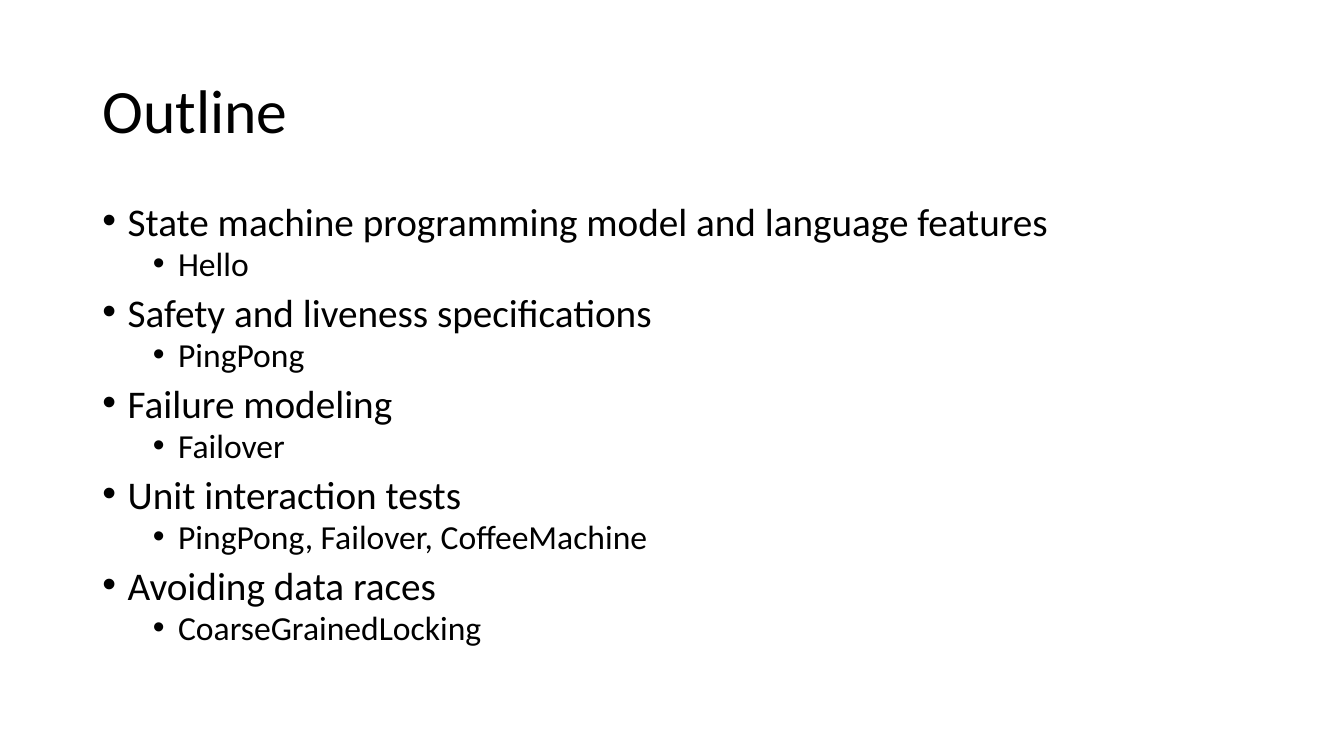
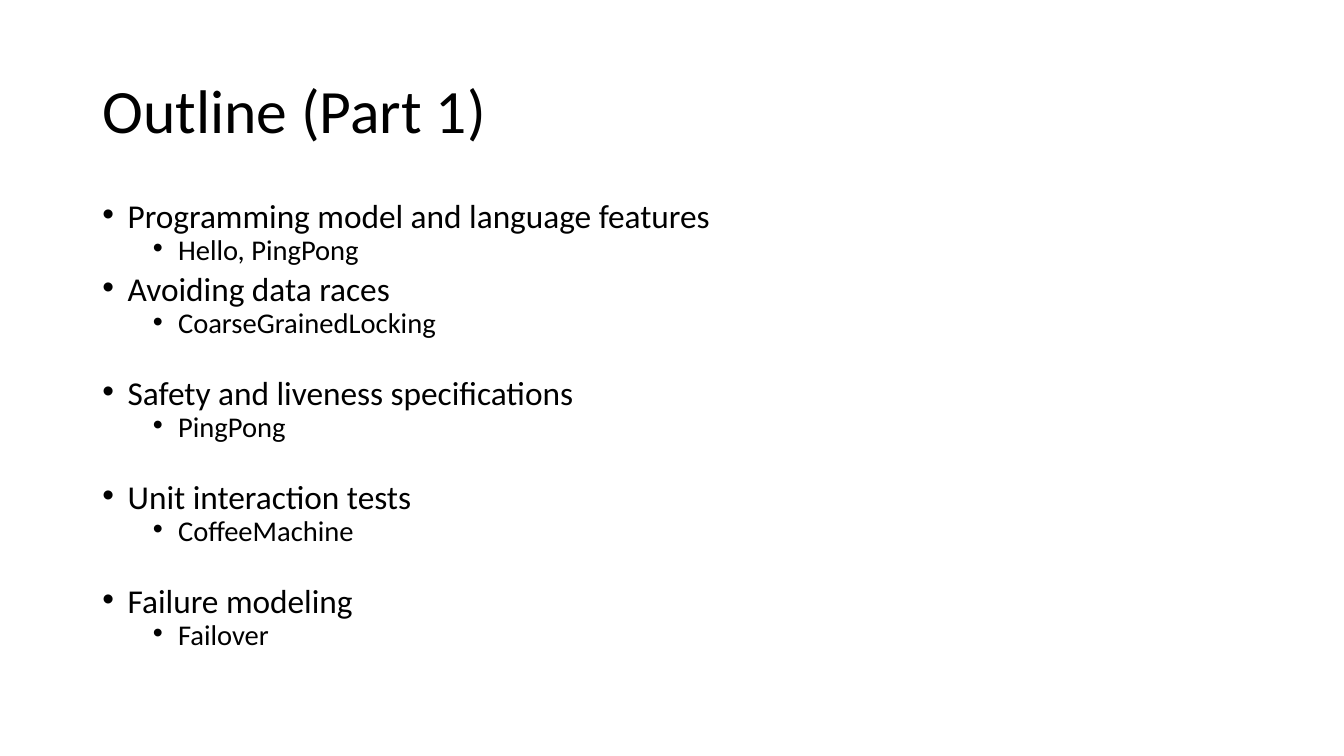
Before and after one commit to p-org/P, a slide deck: slide 13 of RVTutorial/P-tutorial-Part-1.pptx (slide 9 before the commit). Drawn at 1344x756 pixels with LibreOffice and Linux fonts; fonts in the diff are those of the drawing. Boxes give left, top, right and bottom in pixels: in the first picture for what was removed or moved away, otherwise in the second. Text is boxed around its words. In the diff, an @@ line names an element or a change of style, - is before the commit and + after.

```diff
--- a/RVTutorial/P-tutorial-Part-1.pptx
+++ b/RVTutorial/P-tutorial-Part-1.pptx
@@ title at box(102, 88, 486, 142): text changed @@
-Outline
+Outline (Part 1)
@@ text at box(128, 205, 710, 338): text changed; size 28 to 23.8 pt @@
-• State machine programming model and language features
-  • Hello
+• Programming model and language features
+  • Hello, PingPong
+• Avoiding data races
+  • CoarseGrainedLocking
@@ text at box(128, 382, 573, 646): size 28 to 23.8 pt in "Safety and liveness specifications", "Failure modeling"; size 24 to 20.4 pt in "PingPong", "Failover"; line spacing 0.8 to 0.7 @@
@@ text at box(128, 486, 411, 542): paragraphs added @@
+• Unit interaction tests
+  • CoffeeMachine
@@ text at box(128, 482, 647, 646): paragraphs removed @@
-• Unit interaction tests
-  • PingPong, Failover, CoffeeMachine
-• Avoiding data races
-  • CoarseGrainedLocking
```
Also in this commit, not shown: 5 other slides changed, 7 slides added, 1 slide removed, 6 other files.
